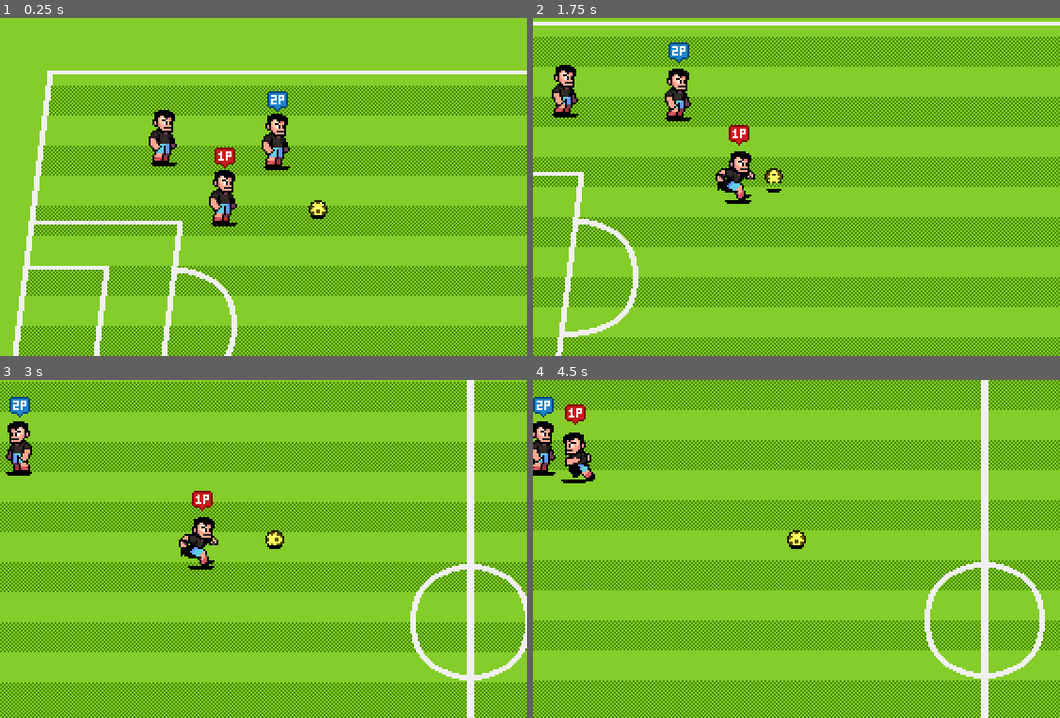
Above: before the commit, frames 1-4 (two rows, left to right).
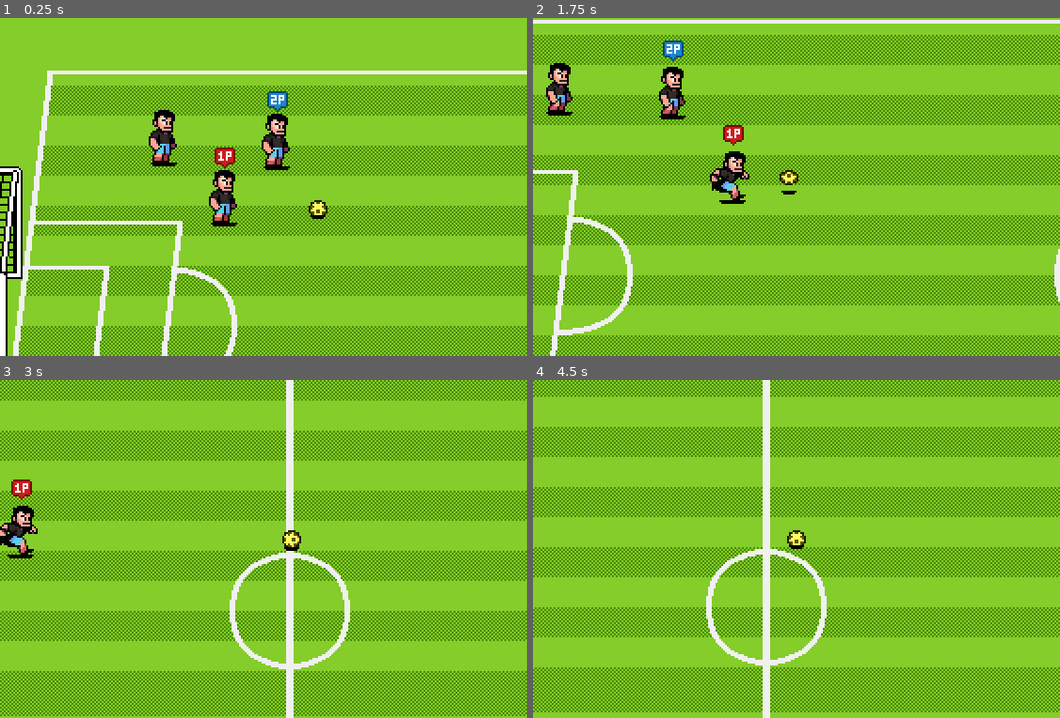
Above: after the commit, the same moments.

Repository: Ushioiu/demo_game_sc_godot
Game: Godot game, scene res://scenes/World.tscn
Two runs of this game, one before a commit and one after it. Both use one fixed random seed, a clock stepped at 60 frames per second and the inputs below.
Inputs:
- Up to frame 1 (0.25 s): no input
- Up to frame 2 (1.75 s): hold Right (p1_right) 0.53-1.28 s; tap [ (p1_pass) at 0.6 s; hold Down (p1_down) from 1.28 s (still down); tap ] (p1_shoot) at 1.35 s
- Up to frame 3 (3 s): release Down (p1_down) at 2.03 s; hold Right (p1_right) 2.03-2.78 s; tap S (p2_down) at 2.1 s; hold Up (p1_up) from 2.78 s (still down); tap A (p2_left) at 2.85 s
- Up to frame 4 (4.5 s): release Up (p1_up) at 3.53 s; hold Left (p1_left) from 3.53 s (still down); tap ` (p2_pass) at 3.6 s; tap D (p2_right) at 4.35 s

The runs differ from the first frame. In frame 1, 1.5% of the frame differs, in the area x 0-5%, y 43-100%; in frame 2, 8.7%; in frame 3, 24%; in frame 4, 58%, in the area x 0-100%, y 0-100%.

Commit message:
添加球门

Diff:
--- a/scenes/World.tscn
+++ b/scenes/World.tscn
@@ -1,10 +1,11 @@
-[gd_scene load_steps=7 format=3 uid="uid://b4fmreod8s4gw"]
+[gd_scene load_steps=8 format=3 uid="uid://b4fmreod8s4gw"]
 
 [ext_resource type="Script" uid="uid://bpst4fjnj8nxb" path="res://scenes/camera_2d.gd" id="1_hlk0d"]
 [ext_resource type="Texture2D" uid="uid://cp8l5oj5pym3l" path="res://assets/art/backgrounds/pitch-background.png" id="1_k0juu"]
 [ext_resource type="Texture2D" uid="uid://yfcm7o035e6s" path="res://assets/art/backgrounds/pitch-pattern.png" id="2_71j4m"]
 [ext_resource type="Texture2D" uid="uid://ctfjc11584ri5" path="res://assets/art/backgrounds/pitch-lines.png" id="3_qfnet"]
 [ext_resource type="PackedScene" uid="uid://clf1rwa78prac" path="res://scenes/characters.tscn" id="4_i7141"]
+[ext_resource type="PackedScene" uid="uid://dj1q0p6gebbpa" path="res://scenes/goal/goal.tscn" id="5_0uv0p"]
 [ext_resource type="PackedScene" uid="uid://cprc1p73gu4sb" path="res://scenes/ball.tscn" id="5_1lgw5"]
 
 [node name="World" type="Node2D"]
@@ -38,6 +39,16 @@
 [node name="ActorsContainer" type="Node2D" parent="."]
 y_sort_enabled = true
 
+[node name="PitchObjects" type="Node2D" parent="ActorsContainer"]
+y_sort_enabled = true
+
+[node name="GoalHome" parent="ActorsContainer/PitchObjects" instance=ExtResource("5_0uv0p")]
+position = Vector2(32, 220)
+
+[node name="GoalAway" parent="ActorsContainer/PitchObjects" instance=ExtResource("5_0uv0p")]
+position = Vector2(818, 220)
+scale = Vector2(-1, 1)
+
 [node name="Player" parent="ActorsContainer" node_paths=PackedStringArray("ball") instance=ExtResource("4_i7141")]
 position = Vector2(130, 94)
 ball = NodePath("../Ball")
--- a/scenes/ball.gd
+++ b/scenes/ball.gd
@@ -7,6 +7,8 @@
 
 @export var friction_air: float
 @export var friction_ground: float
+
+const BOUNCINESS := 0.8
 
 enum State {CARRIED, FREEFORM, SHOT}
 
@@ -44,3 +46,6 @@
 	velocity = pass_velocity * pass_direction
 	carrier = null
 	switch_state(State.FREEFORM)
+
+func stop() -> void:
+	velocity = Vector2.ZERO
--- a/scenes/ball_states/ball_state.gd
+++ b/scenes/ball_states/ball_state.gd
@@ -38,3 +38,9 @@
 			if bounciness > 0 and ball.height_velocity < 0:
 				ball.height_velocity = -ball.height_velocity * bounciness
 				ball.velocity *= bounciness
+
+func move_and_bounce(delta: float) -> void:
+	var collision: KinematicCollision2D = ball.move_and_collide(ball.velocity * delta)
+	if collision != null:
+		ball.velocity = ball.velocity.bounce(collision.get_normal()) * ball.BOUNCINESS
+		ball.switch_state(Ball.State.FREEFORM)
--- a/scenes/ball_states/ball_state_freeform.gd
+++ b/scenes/ball_states/ball_state_freeform.gd
@@ -1,6 +1,4 @@
 class_name BallStateFreeform extends BallState
-
-const BOUNCINESS := 0.8
 
 func _ready():
 	player_detection_area.body_entered.connect(on_player_enter)
@@ -13,5 +11,5 @@
 	set_ball_animation_from_velocity()
 	var friction := ball.friction_air if ball.height > 0 else ball.friction_ground
 	ball.velocity = ball.velocity.move_toward(Vector2.ZERO, friction * delta)
-	process_gravity(delta, BOUNCINESS)
-	ball.move_and_collide(ball.velocity * delta)
+	process_gravity(delta, ball.BOUNCINESS)
+	move_and_bounce(delta)
--- a/scenes/ball_states/ball_state_shot.gd
+++ b/scenes/ball_states/ball_state_shot.gd
@@ -17,7 +17,7 @@
 	if Time.get_ticks_msec() - time_since_shot > DURATION_SHOT:
 		state_transition_requested.emit(Ball.State.FREEFORM)
 	else :
-		ball.move_and_collide(ball.velocity * delta)
+		move_and_bounce(delta)
 
 func _exit_tree() -> void:
 	sprite.scale.y = 1.0
--- a/scenes/characters.tscn
+++ b/scenes/characters.tscn
@@ -160,7 +160,7 @@
 collision_layer = 2
 script = ExtResource("1_xty33")
 speed = 80.0
-power = 70.0
+power = 150.0
 
 [node name="PlayerSprite" type="Sprite2D" parent="."]
 texture = ExtResource("1_wl6aj")
--- /dev/null
+++ b/scenes/goal/goal.gd
@@ -0,0 +1,10 @@
+class_name Goal
+extends Node2D
+
+@onready var back_net_area: Area2D = $BackNetArea
+
+func _ready() -> void:
+	back_net_area.body_entered.connect(on_ball_enter_back_net.bind())
+
+func on_ball_enter_back_net(ball: Ball) -> void:
+	ball.stop()
--- /dev/null
+++ b/scenes/goal/goal.tscn
@@ -0,0 +1,45 @@
+[gd_scene load_steps=5 format=3 uid="uid://dj1q0p6gebbpa"]
+
+[ext_resource type="Script" uid="uid://b4o4tgsebn1dd" path="res://scenes/goal/goal.gd" id="1_0ivff"]
+[ext_resource type="Texture2D" uid="uid://bqxsykgisjhr7" path="res://assets/art/backgrounds/goal-bottom.png" id="1_r84s2"]
+[ext_resource type="Texture2D" uid="uid://cl3fyltkctbuh" path="res://assets/art/backgrounds/goal-top.png" id="2_0ivff"]
+
+[sub_resource type="RectangleShape2D" id="RectangleShape2D_0ivff"]
+size = Vector2(26, 2)
+
+[node name="Goal" type="Node2D"]
+y_sort_enabled = true
+script = ExtResource("1_0ivff")
+
+[node name="BottomFrameSprite" type="Sprite2D" parent="."]
+texture = ExtResource("1_r84s2")
+centered = false
+offset = Vector2(-23, -125)
+
+[node name="TopFrameSprite" type="Sprite2D" parent="."]
+position = Vector2(0, -65)
+texture = ExtResource("2_0ivff")
+centered = false
+offset = Vector2(-23, -59)
+
+[node name="BackNetArea" type="Area2D" parent="."]
+collision_layer = 0
+collision_mask = 4
+monitorable = false
+
+[node name="BackNetAreaRegion" type="CollisionPolygon2D" parent="BackNetArea"]
+polygon = PackedVector2Array(-22, 0, -13, -68, -9, -68, -18, 0)
+
+[node name="BottomFrame" type="StaticBody2D" parent="."]
+position = Vector2(-3, -1)
+collision_mask = 0
+
+[node name="CollisionShape2D" type="CollisionShape2D" parent="BottomFrame"]
+shape = SubResource("RectangleShape2D_0ivff")
+
+[node name="TopFrame" type="StaticBody2D" parent="."]
+position = Vector2(7, -67)
+collision_mask = 0
+
+[node name="CollisionShape2D" type="CollisionShape2D" parent="TopFrame"]
+shape = SubResource("RectangleShape2D_0ivff")
Not shown, added: scenes/goal/goal.gd.uid
